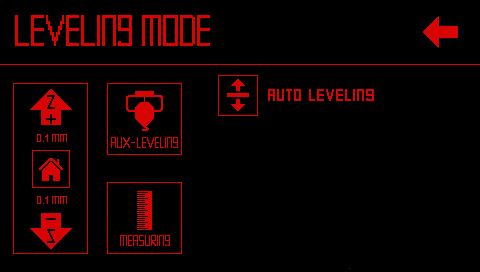
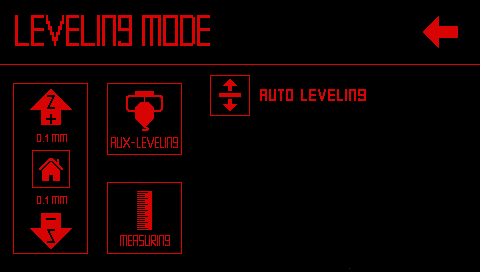
The second (480, 272) image is a revision of the first. Changes to its layers:
painted on "64_E_BedLeveling.bmp" over (209, 74, 374, 116)
